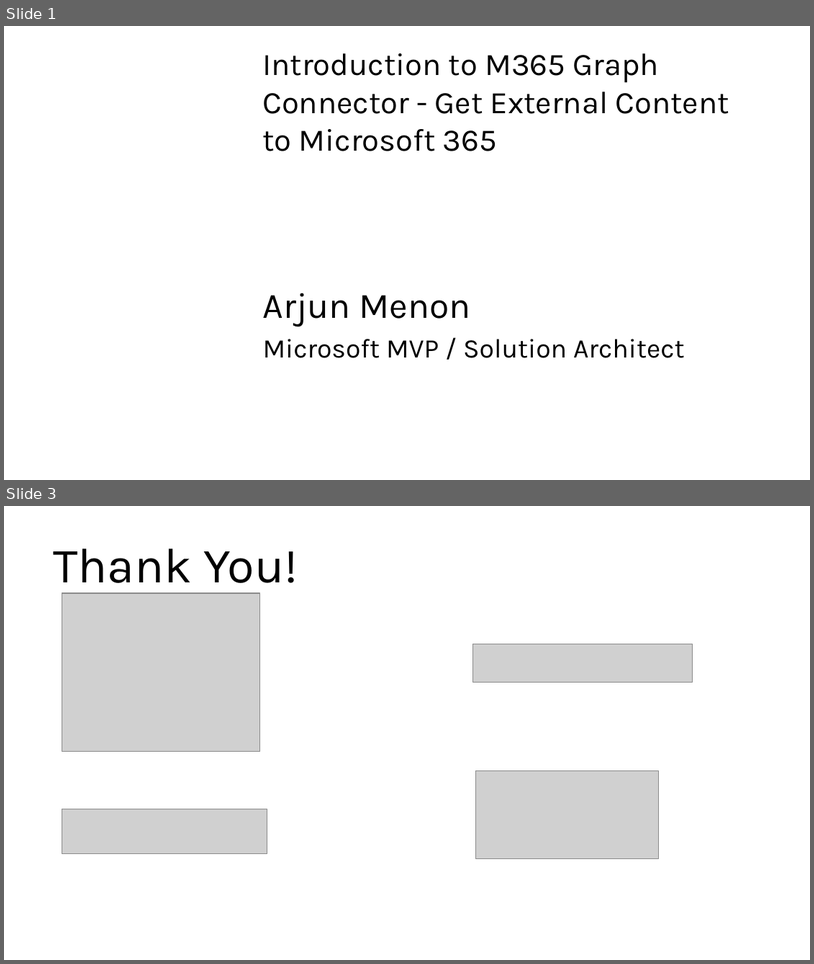
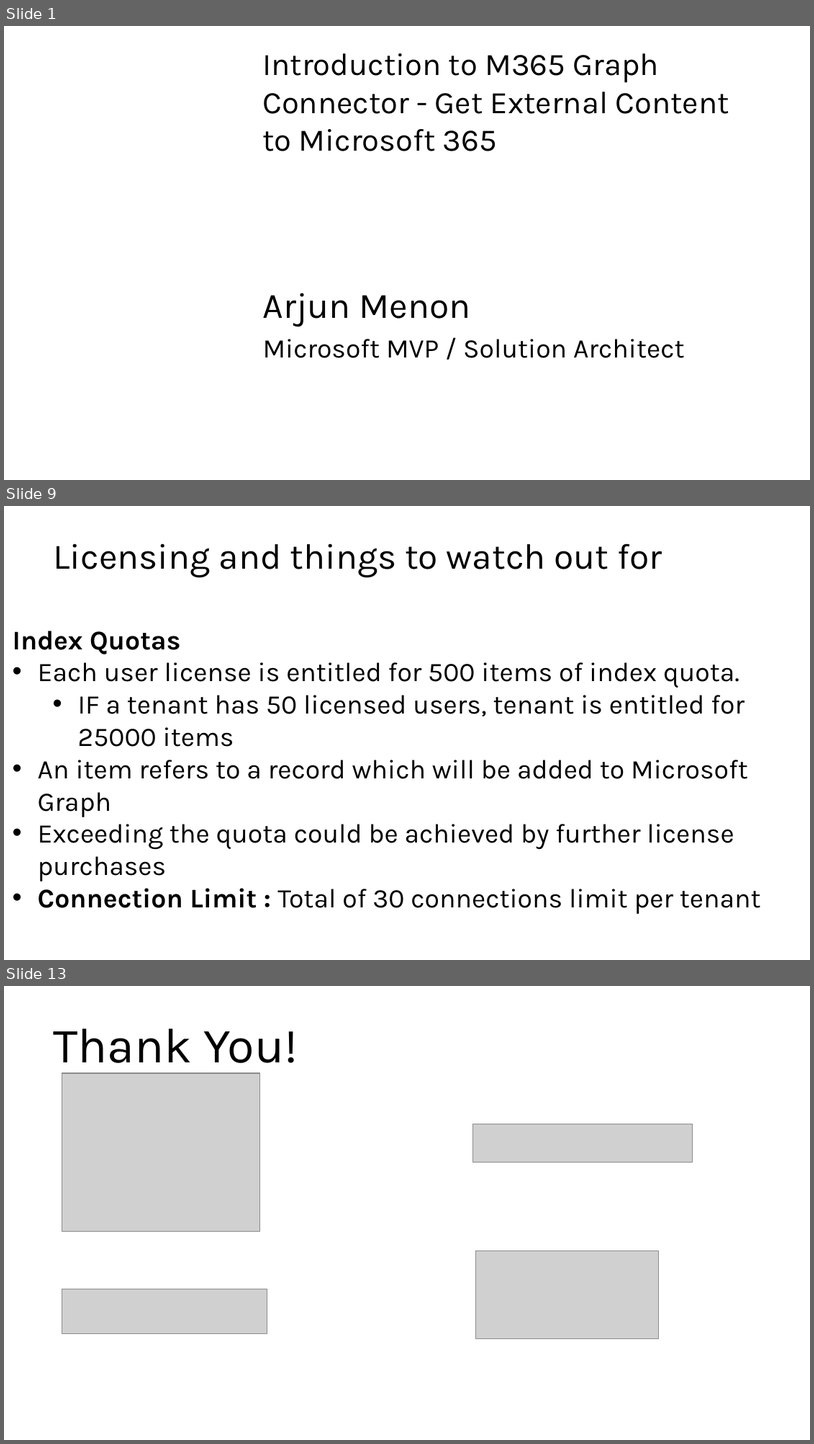
Before and after one commit to arjunumenon/expertsliveindia-2024, a slide deck: deck/ArjunMenon-IntroGraphConnector.pptx. Shown one above the other, each under a label of ours: slides 1 and 3 before the commit, slides 1, 9 and 13 after it; the slides between them are not shown. The pictures are 814x964 and 814x1444 pixels, drawn with LibreOffice and Linux fonts; fonts in the diff are those of the drawing; grey boxes stand for pictures; background and template pictures are left out. Boxes give left, top, right and bottom in pixels: in the first picture for what was removed or moved away, otherwise in the second. Text is boxed around its words. In the diff, an @@ line names an element or a change of style, - is before the commit and + after.

```diff
--- a/deck/ArjunMenon-IntroGraphConnector.pptx
+++ b/deck/ArjunMenon-IntroGraphConnector.pptx
@@ slide 9 added at (4,506,810,960), background picture (left out) @@
@@ title added at (53,543,662,578), 32 pt, text #000000 @@
+Licensing and things to watch out for
@@ text added at (13,631,761,914), 24 pt, text #000000 @@
+Index Quotas
+• Each user license is entitled for 500 items of index quota.
+  • IF a tenant has 50 licensed users, tenant is entitled for 25000 items
+• An item refers to a record which will be added to Microsoft Graph
+• Exceeding the quota could be achieved by further license purchases
+• Connection Limit : Total of 30 connections limit per tenant
@@ what was slide 3 is now slide 13 @@
```
Also in this commit, not shown: 1 slide changed, 9 other slides added, 5 other files.
